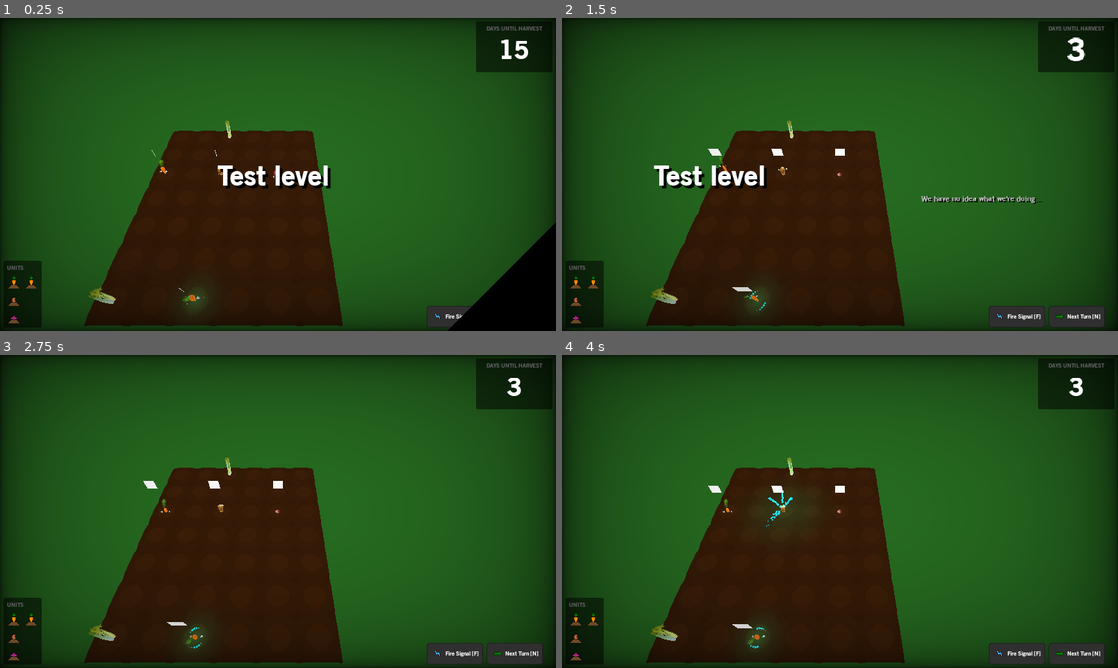
Above: before the commit, frames 1-4 (two rows, left to right).
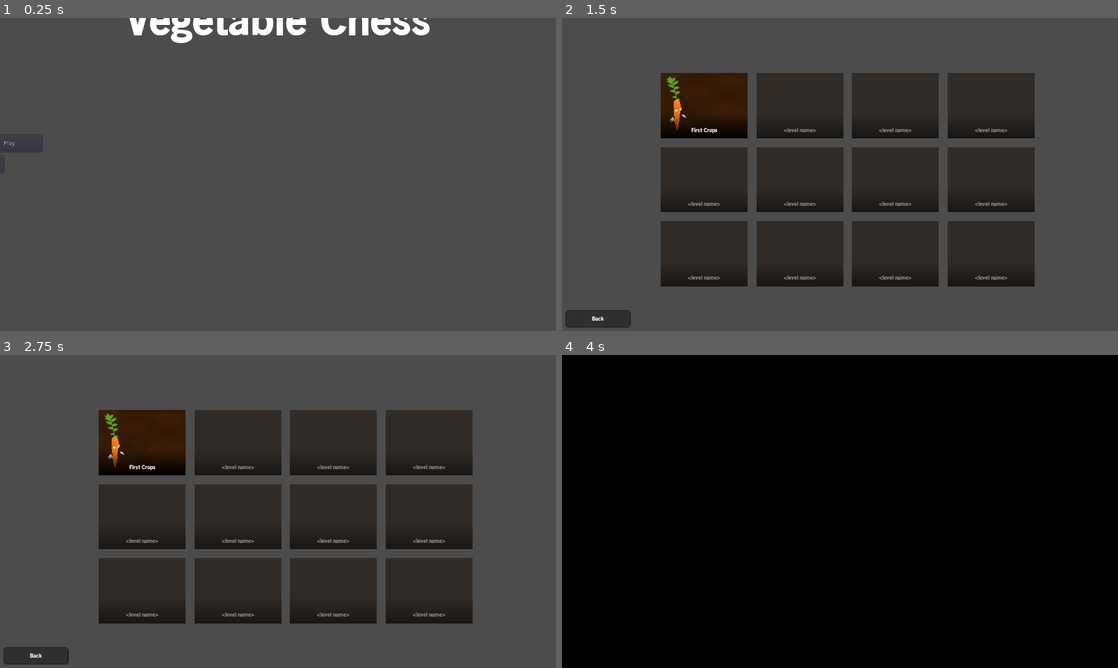
Above: after the commit, the same moments.

Repository: wingedadventurer/gwj-xii
Game: Godot game, scene res://scenes/ui/menus/main_menu.tscn
The game is run twice, just before and just after one commit, with the same random seed, the same clock (stepped at 60 frames per second) and the same inputs. Before the commit the project starts from res://scenes/levels/level_test.tscn.
Inputs (mouse positions are in pixels of both pictures, inside the frame that each line leads up to):
- Up to frame 1 (0.25 s): no input
- Up to frame 2 (1.5 s): click (623, 143) at 0.5 s, where only the run after the commit has a clickable "Play"; click (1079, 315) at 1.25 s, where only the run before the commit has a clickable "Next Turn [N]"
- Up to frame 3 (2.75 s): click (517, 652) at 2 s, where only the run before the commit has a clickable "Next Turn [N]"
- Up to frame 4 (4 s): click (1017, 652) at 2.75 s, where only the run before the commit has a clickable "Fire Signal [F]"; click (706, 442) at 3.5 s, where only the run after the commit has a clickable "First Crops"

The runs differ from the first frame. In frame 1, 100% of the frame differs, in the area x 0-100%, y 0-100%; in frame 2, 97%; in frame 3, 97%; in frame 4, 99%.

Commit message:
Make level intro smoother

Diff:
--- a/godot-project/project.godot
+++ b/godot-project/project.godot
@@ -57,7 +57,7 @@
 [application]
 
 config/name="Vegetable Chess"
-run/main_scene="res://scenes/levels/level_test.tscn"
+run/main_scene="res://scenes/ui/menus/main_menu.tscn"
 config/icon="res://icon.png"
 
 [autoload]
--- a/godot-project/scenes/ui/level_intro.tscn
+++ b/godot-project/scenes/ui/level_intro.tscn
@@ -43,11 +43,28 @@
 "update": 0,
 "values": [ Vector2( 1, 1 ), Vector2( 0.75, 1.25 ), Vector2( 1, 1 ) ]
 }
+tracks/3/type = "value"
+tracks/3/path = NodePath("shade:color")
+tracks/3/interp = 1
+tracks/3/loop_wrap = true
+tracks/3/imported = false
+tracks/3/enabled = true
+tracks/3/keys = {
+"times": PoolRealArray( 0, 2, 2.5 ),
+"transitions": PoolRealArray( 1, 1, 1 ),
+"update": 0,
+"values": [ Color( 0, 0, 0, 0.501961 ), Color( 0, 0, 0, 0.501961 ), Color( 0, 0, 0, 0 ) ]
+}
 
 [node name="level_intro" type="Control"]
 anchor_right = 1.0
 anchor_bottom = 1.0
 script = ExtResource( 1 )
+
+[node name="shade" type="ColorRect" parent="."]
+anchor_right = 1.0
+anchor_bottom = 1.0
+color = Color( 0, 0, 0, 0.501961 )
 
 [node name="label_title" type="Label" parent="."]
 anchor_left = 0.5
@@ -59,6 +76,7 @@
 margin_right = 1680.0
 margin_bottom = 100.0
 rect_min_size = Vector2( 1000, 200 )
+rect_scale = Vector2( 0.918367, 1.08163 )
 rect_pivot_offset = Vector2( 0, 100 )
 custom_fonts/font = ExtResource( 2 )
 custom_colors/font_color_shadow = Color( 0, 0, 0, 1 )
@@ -72,9 +90,9 @@
 anchor_top = 0.5
 anchor_right = 0.5
 anchor_bottom = 0.5
-margin_left = 640.0
+margin_left = -1680.0
 margin_top = 40.0
-margin_right = 1440.0
+margin_right = -880.0
 margin_bottom = 70.0
 rect_min_size = Vector2( 800, 0 )
 custom_fonts/font = ExtResource( 3 )
--- a/godot-project/scenes/ui/static_ui.tscn
+++ b/godot-project/scenes/ui/static_ui.tscn
@@ -35,6 +35,7 @@
 }
 
 [node name="hb" type="HBoxContainer" parent="."]
+editor/display_folded = true
 anchor_left = 1.0
 anchor_top = 1.0
 anchor_right = 1.0
@@ -69,6 +70,38 @@
 
 [node name="unit_icons" parent="." instance=ExtResource( 7 )]
 margin_right = 57.0
+
+[node name="harvest_day" type="PanelContainer" parent="."]
+editor/display_folded = true
+anchor_left = 1.0
+anchor_right = 1.0
+margin_left = -184.0
+margin_top = 8.0
+margin_right = -8.0
+margin_bottom = 125.0
+rect_min_size = Vector2( 170, 110 )
+
+[node name="vb" type="VBoxContainer" parent="harvest_day"]
+margin_left = 8.0
+margin_top = 8.0
+margin_right = 168.0
+margin_bottom = 109.0
+
+[node name="title" type="Label" parent="harvest_day/vb"]
+modulate = Color( 0.376471, 0.376471, 0.376471, 1 )
+margin_right = 160.0
+margin_bottom = 17.0
+text = "DAYS UNTIL HARVEST"
+align = 1
+
+[node name="days" type="Label" parent="harvest_day/vb"]
+margin_top = 21.0
+margin_right = 160.0
+margin_bottom = 101.0
+rect_min_size = Vector2( 160, 80 )
+rect_pivot_offset = Vector2( 80, 40 )
+custom_fonts/font = ExtResource( 8 )
+align = 1
 
 [node name="win_popup" type="Control" parent="."]
 editor/display_folded = true
@@ -172,38 +205,6 @@
 rect_min_size = Vector2( 150, 50 )
 text = "Retry Level"
 
-[node name="harvest_day" type="PanelContainer" parent="."]
-anchor_left = 1.0
-anchor_right = 1.0
-margin_left = -184.0
-margin_top = 8.0
-margin_right = -8.0
-margin_bottom = 125.0
-rect_min_size = Vector2( 170, 110 )
-
-[node name="vb" type="VBoxContainer" parent="harvest_day"]
-margin_left = 8.0
-margin_top = 8.0
-margin_right = 168.0
-margin_bottom = 109.0
-
-[node name="title" type="Label" parent="harvest_day/vb"]
-modulate = Color( 0.376471, 0.376471, 0.376471, 1 )
-margin_right = 160.0
-margin_bottom = 17.0
-text = "DAYS UNTIL HARVEST"
-align = 1
-
-[node name="days" type="Label" parent="harvest_day/vb"]
-margin_top = 21.0
-margin_right = 160.0
-margin_bottom = 101.0
-rect_min_size = Vector2( 160, 80 )
-rect_pivot_offset = Vector2( 80, 40 )
-custom_fonts/font = ExtResource( 8 )
-text = "5"
-align = 1
-
 [node name="harvest_days_tween" type="Tween" parent="."]
 
 [node name="harvest_days_scale_tween" type="Tween" parent="."]
--- a/godot-project/scenes/unit.tscn
+++ b/godot-project/scenes/unit.tscn
@@ -101,6 +101,7 @@
 [node name="turn_tween" type="Tween" parent="."]
 
 [node name="action_indicator" parent="." instance=ExtResource( 9 )]
+visible = false
 [connection signal="mouse_entered" from="mouse_detect_area" to="." method="_on_mouse_detect_area_mouse_entered"]
 [connection signal="mouse_exited" from="mouse_detect_area" to="." method="_on_mouse_detect_area_mouse_exited"]
 [connection signal="body_entered" from="signal_receive_area" to="." method="_on_signal_receive_area_body_entered"]
--- a/godot-project/scripts/level.gd
+++ b/godot-project/scripts/level.gd
@@ -21,10 +21,6 @@
 	Input.set_custom_mouse_cursor(cursor_image)
 	initialize()
 
-	for static_ui in get_tree().get_nodes_in_group("static_ui"):
-		static_ui.connect("next_turn", self, "_on_next_turn")
-
-	set_days_to_harvest(days_to_harvest)
 	do_transition_in()
 
 func set_days_to_harvest(value : int) -> void:
@@ -36,6 +32,8 @@
 	var transition = OBJ_TRANSITION_IN.instance()
 	canvas.add_child(transition)
 	transition.free_when_done = true
+	transition.connect("transition_done", self, "_on_transition_in_done")
+	yield(get_tree().create_timer(1.0), "timeout")
 	transition.do_transition()
 	do_level_intro()
 
@@ -57,6 +55,9 @@
 
 	number_of_celeries = celeries.size()
 	reset_remaining_celery_count()
+
+	for static_ui in get_tree().get_nodes_in_group("static_ui"):
+		static_ui.connect("next_turn", self, "_on_next_turn")
 
 func reset_remaining_celery_count() -> void:
 	remaining_celeries = number_of_celeries
@@ -80,3 +81,7 @@
 		return
 
 	set_days_to_harvest(days_to_harvest - 1)
+
+func _on_transition_in_done() -> void:
+	yield(get_tree().create_timer(1.5), "timeout")
+	set_days_to_harvest(days_to_harvest)
--- a/godot-project/scripts/static_ui.gd
+++ b/godot-project/scripts/static_ui.gd
@@ -41,7 +41,7 @@
 
 func set_days_to_harvest(value : int) -> void:
 	var time := 1.0
-	$harvest_days_tween.interpolate_method(self, "set_remaining_days", 30.0, float(value), time, Tween.TRANS_CUBIC, Tween.EASE_OUT)
+	$harvest_days_tween.interpolate_method(self, "set_remaining_days", 100.0, float(value), time, Tween.TRANS_CUBIC, Tween.EASE_OUT)
 	$harvest_days_tween.start()
 
 func _on_harvest_days_tween_tween_completed(object, key):
--- a/godot-project/scripts/unit.gd
+++ b/godot-project/scripts/unit.gd
@@ -46,8 +46,8 @@
 	else:
 		$select_highlight.material_override = $select_highlight.material_override.duplicate()
 		$select_highlight.visible = false
-		if buried: bury()
-		else: unbury()
+		if buried: bury(true)
+		else: unbury(true)
 
 		if get_node_or_null("model/animation_player"):
 			$model/animation_player.set_blend_time("Rise", "Idle", 0.1)
@@ -61,6 +61,7 @@
 		icon.call_deferred("update_icon")
 
 		set_rot(rot)
+		$action_indicator.visible = true
 
 func _unhandled_input(event) -> void:
 	if event is InputEventMouseButton \
@@ -177,22 +178,28 @@
 		$model/animation_player.queue("Idle")
 	set_action_done(true)
 
-func bury() -> void:
+func bury(quiet := false) -> void:
+	var anim = $model/animation_player
 	buried = true
 	if get_node_or_null("model/animation_player"):
-		$model/animation_player.play("Bury")
-	$sfx_bury.play()
+		anim.play("Bury")
+		if quiet:
+			anim.seek(anim.get_animation(anim.current_animation).length, true)
+	if not quiet: $sfx_bury.play()
 	hide_move_arrows()
 	deselect()
 	set_action_done(true)
 	if icon: icon.update_icon()
 
-func unbury() -> void:
+func unbury(quiet := false) -> void:
 	buried = false
 	if get_node_or_null("model/animation_player"):
-		$model/animation_player.play("Rise")
-		$model/animation_player.queue("Idle")
-	$sfx_unbury.play(0.0)
+		if quiet:
+			$model/animation_player.play("Idle")
+		else:
+			$model/animation_player.play("Rise")
+			$model/animation_player.queue("Idle")
+			$sfx_unbury.play()
 	deselect()
 	set_action_done(true)
 	if icon: icon.update_icon()
